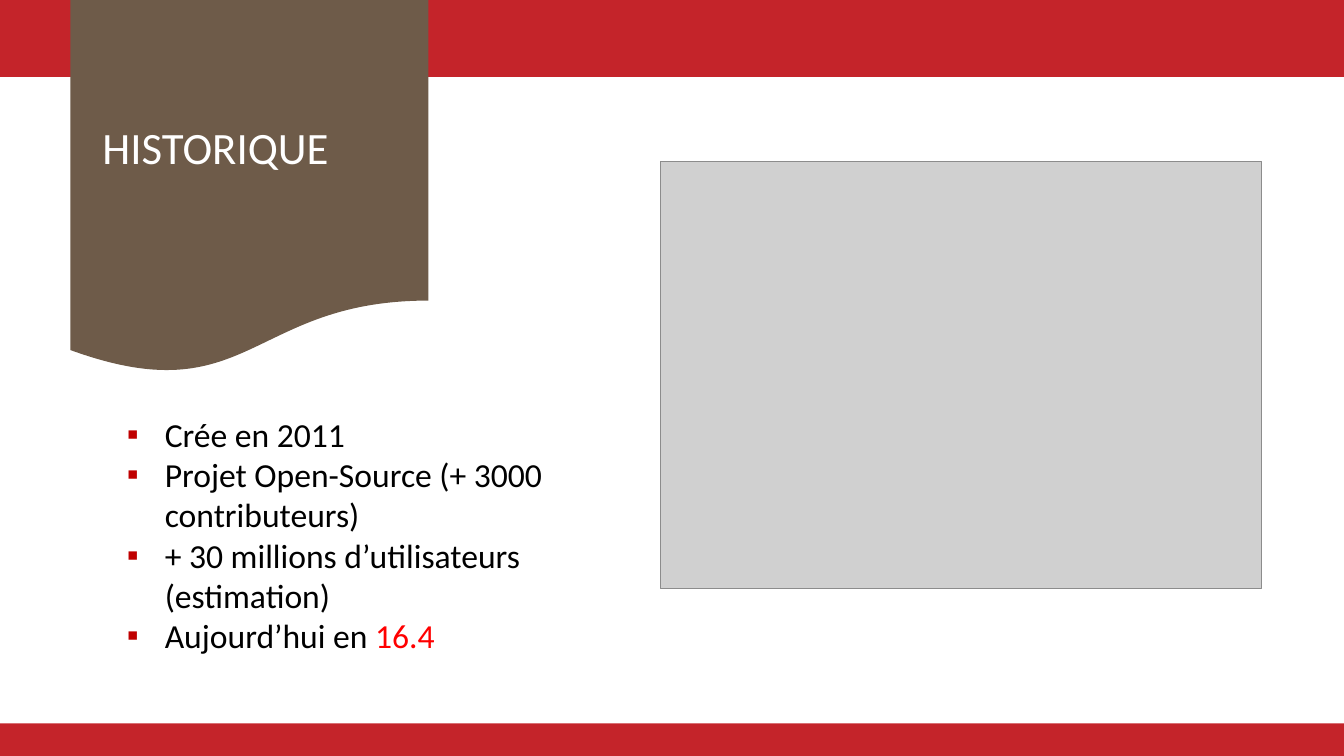
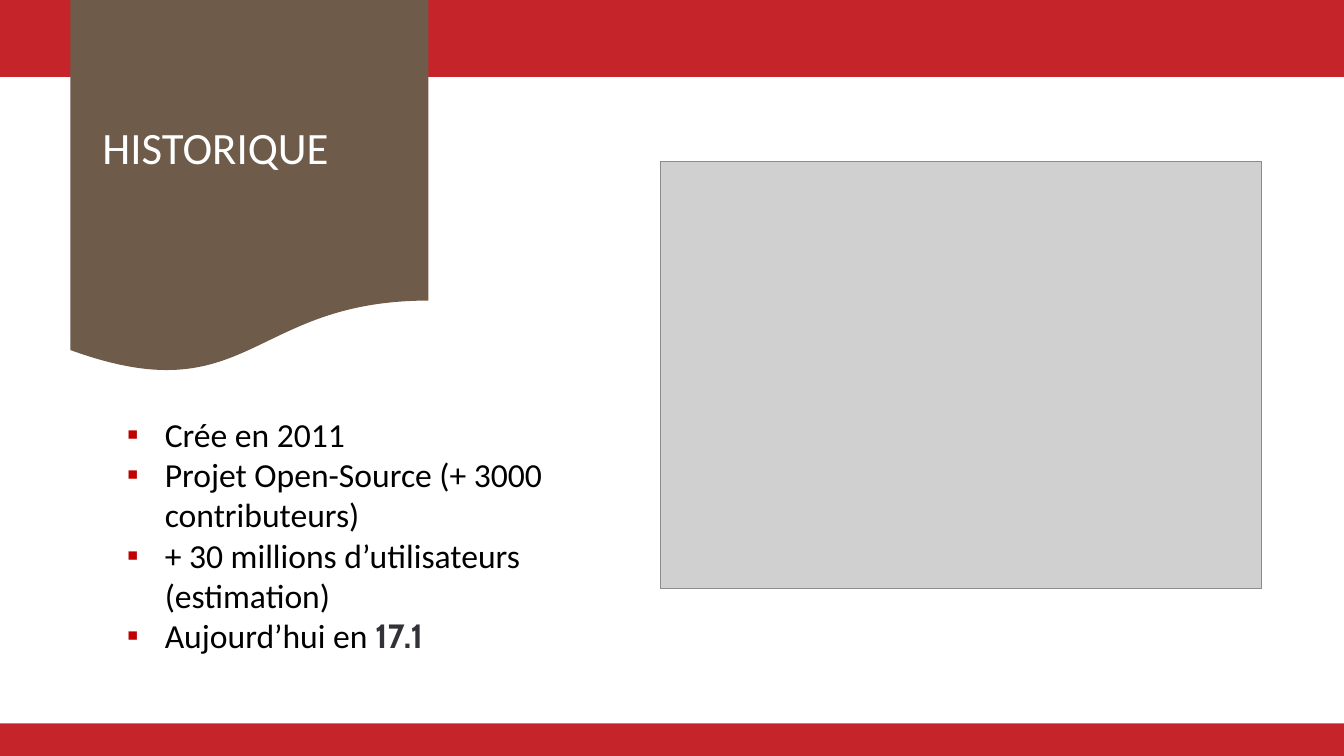
Before and after one commit to taldaitz/gitlab_ci_s23, a slide deck: slide 17 of Gitlab_CI_CD.pptx. Drawn at 1344x756 pixels with LibreOffice and Linux fonts; fonts in the diff are those of the drawing; grey boxes stand for pictures; background and template pictures are left out. Boxes give left, top, right and bottom in pixels: in the first picture for what was removed or moved away, otherwise in the second. Text is boxed around its words. In the diff, an @@ line names an element or a change of style, - is before the commit and + after.

```diff
--- a/Gitlab_CI_CD.pptx
+++ b/Gitlab_CI_CD.pptx
@@ text at (165,624,423,654): text changed @@
-▪ Aujourd’hui en 16.4
+▪ Aujourd’hui en 17.1
```
